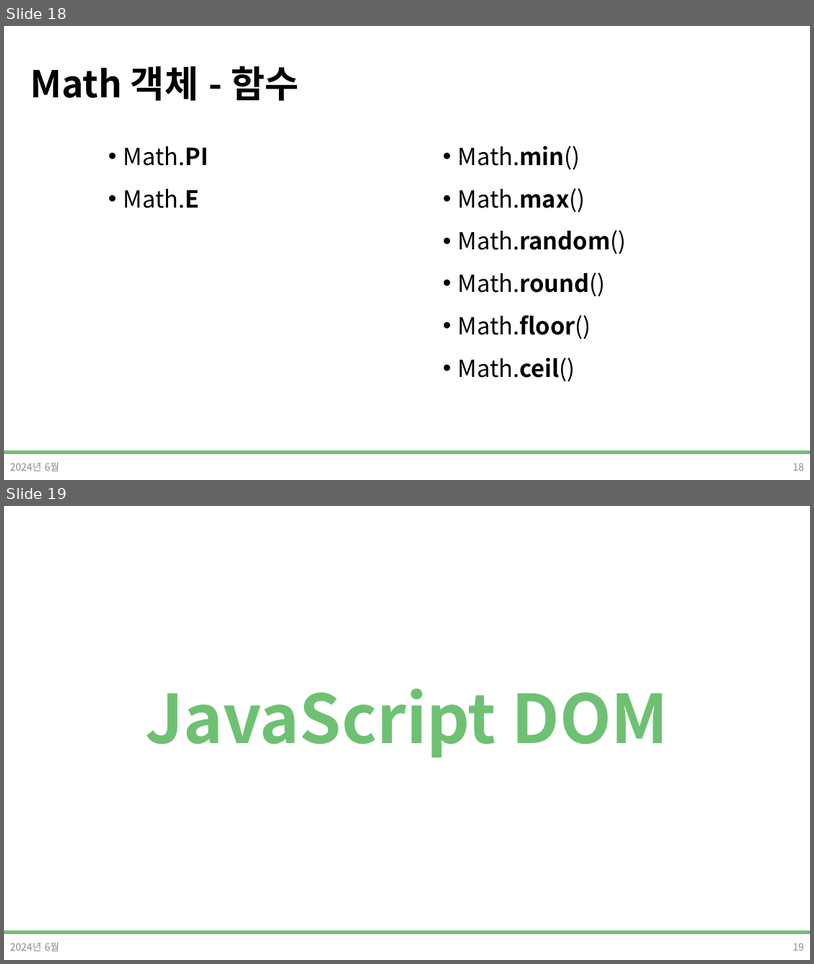
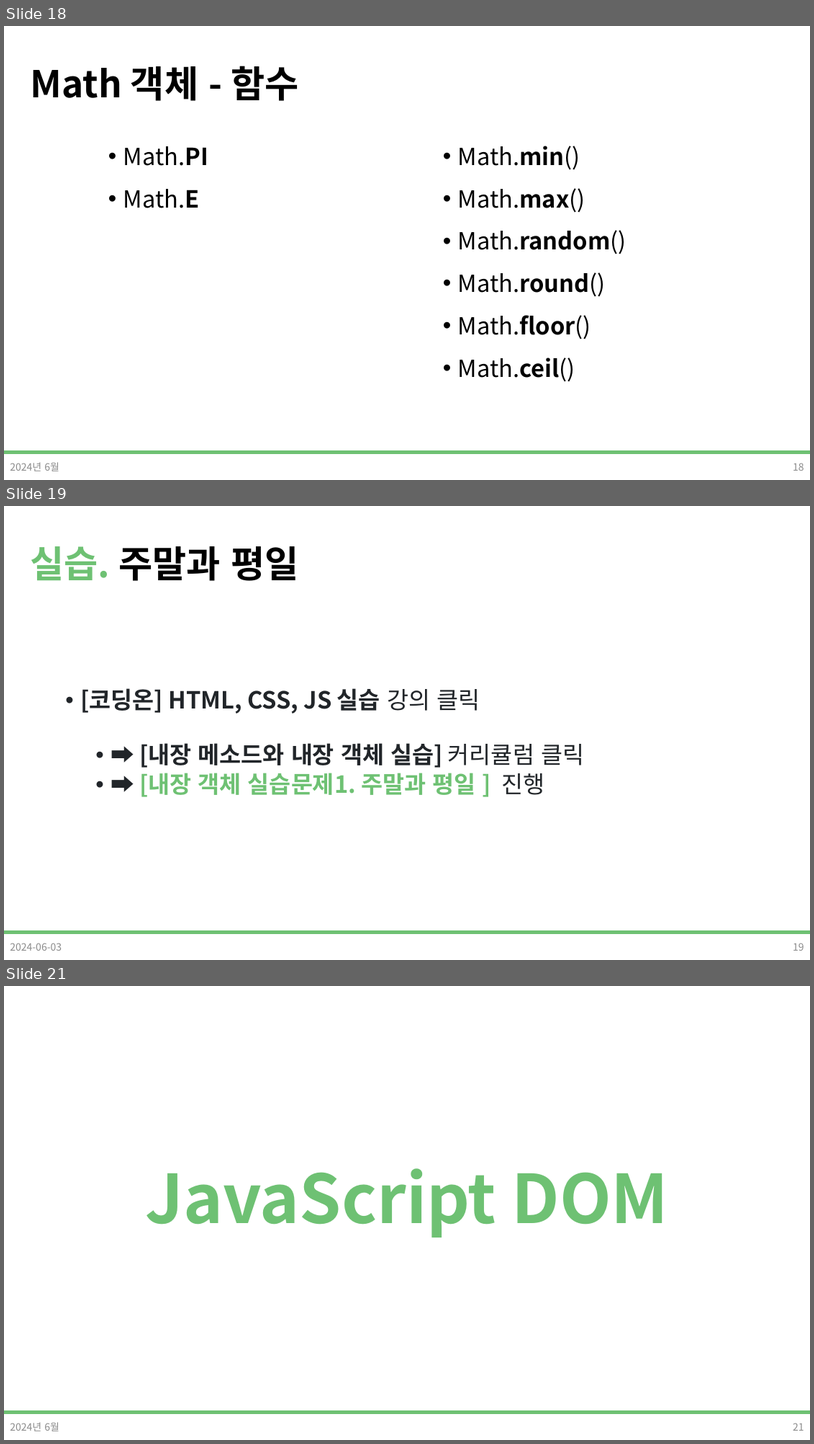
Before and after one commit to DevDamon0527/SeSAC_Yeongdeungpo_Campus_6th, a slide deck: material/[SeSAC_YDP_6] 04_5_Javascript_표준객체,DOM.pptx. Shown one above the other, each under a label of ours: slides 18 and 19 before the commit, slides 18, 19 and 21 after it; the slides between them are not shown. The pictures are 814x964 and 814x1444 pixels, drawn with LibreOffice and Linux fonts; fonts in the diff are those of the drawing; background and template pictures are left out. Boxes give left, top, right and bottom in pixels: in the first picture for what was removed or moved away, otherwise in the second. Text is boxed around its words. In the diff, an @@ line names an element or a change of style, - is before the commit and + after.

```diff
--- a/material/[SeSAC_YDP_6] 04_5_Javascript_표준객체,DOM.pptx
+++ b/material/[SeSAC_YDP_6] 04_5_Javascript_표준객체,DOM.pptx
@@ slide 19 added at [4,506,810,960], background #FFFFFF; not listed: 1 template element that a slide beside it also shows @@
@@ title added at [30,546,298,581], 44 pt, text #000000, bold @@
+실습. 주말과 평일
@@ text added at [80,688,584,797], 28 pt, text #212529, bold @@
+• [코딩온] HTML, CSS, JS 실습 강의 클릭
+  • ➡ [내장 메소드와 내장 객체 실습] 커리큘럼 클릭
+  • ➡ [내장 객체 실습문제1. 주말과 평일 ] 진행
@@ text added at [10,942,62,950], 12 pt, text #8C8C8C @@
+2024-06-03
@@ page number added at [793,942,805,950], 12 pt, text #8C8C8C @@
+19
@@ what was slide 19 is now slide 21 @@
@@ page number at [793,1422,805,1430]: text changed @@
-19
+21
```
Also in this commit, not shown: 8 other slides added.
